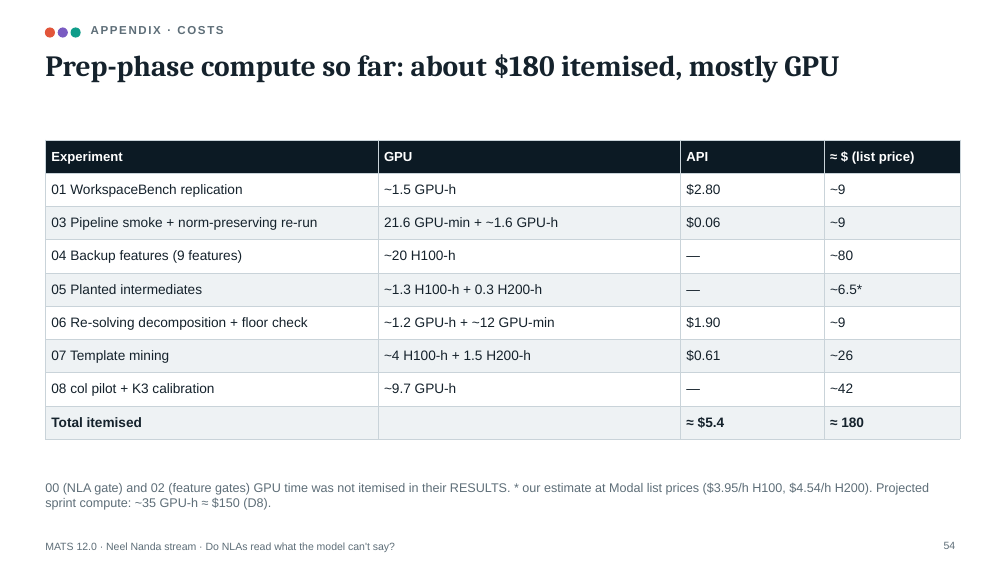
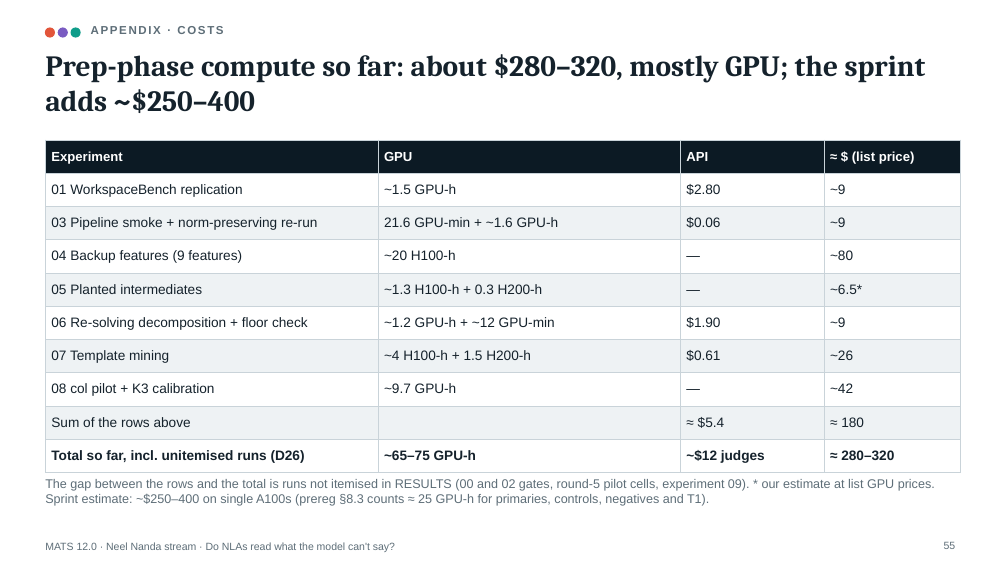
Before and after one commit to Jarus77/mats-nla-workspace, a slide deck: slide 55 of deck/mats_nla_workspace.pptx (slide 54 before the commit). Drawn at 1008x567 pixels with LibreOffice and Linux fonts; fonts in the diff are those of the drawing. Boxes give left, top, right and bottom in pixels: in the first picture for what was removed or moved away, otherwise in the second. Text is boxed around its words. In the diff, an @@ line names an element or a change of style, - is before the commit and + after.

Commit message:
chore: rename Modal volumes to rfm-weights/rfm-results and app to rfm; exp 09 driver; deck v4 (57 slides, rev-4 design)

```diff
--- a/deck/mats_nla_workspace.pptx
+++ b/deck/mats_nla_workspace.pptx
@@ title at [45, 54, 926, 113]: text changed @@
-Prep-phase compute so far: about $180 itemised, mostly GPU
+Prep-phase compute so far: about $280–320, mostly GPU; the sprint adds ~$250–400
@@ table at [45, 140, 960, 467] @@
-row 9: Total itemised |  | ≈ $5.4 | ≈ 180
+row 9: Sum of the rows above |  | ≈ $5.4 | ≈ 180
+row 10: Total so far, incl. unitemised runs (D26) | ~65–75 GPU-h | ~$12 judges | ≈ 280–320
@@ text at [45, 479, 935, 506]: text changed @@
-00 (NLA gate) and 02 (feature gates) GPU time was not itemised in their RESULTS. * our estimate at Modal list prices ($3.95/h H100, $4.54/h H200). Projected sprint compute: ~35 GPU-h ≈ $150 (D8).
+The gap between the rows and the total is runs not itemised in RESULTS (00 and 02 gates, round-5 pilot cells, experiment 09). * our estimate at list GPU prices. Sprint estimate: ~$250–400 on single A100s (prereg §8.3 counts ≈ 25 GPU-h for primaries, controls, negatives and T1).
@@ page number at [944, 542, 956, 549]: text changed @@
-54
+55
```
Also in this commit, not shown: 12 other slides changed, 2 slides added, 1 slide removed, 51 other files.
